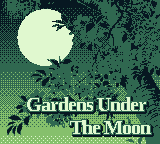
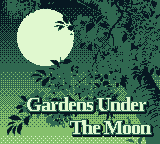
Two versions of the same layered image (160 x 144). Layer-by-layer changes:
hid "Layer" over [17, 9, 74, 66]
added layer "Layer #9" above "Pasted Layer" over [17, 9, 74, 66]
